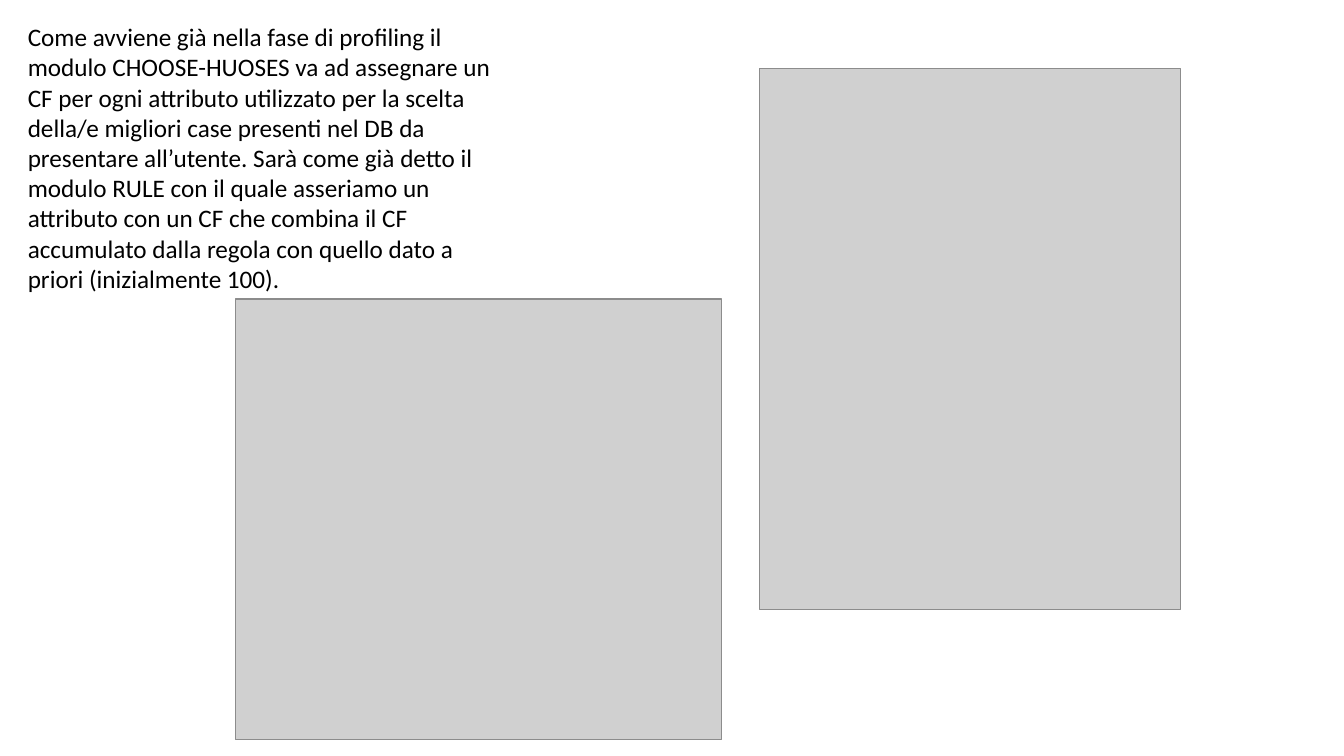
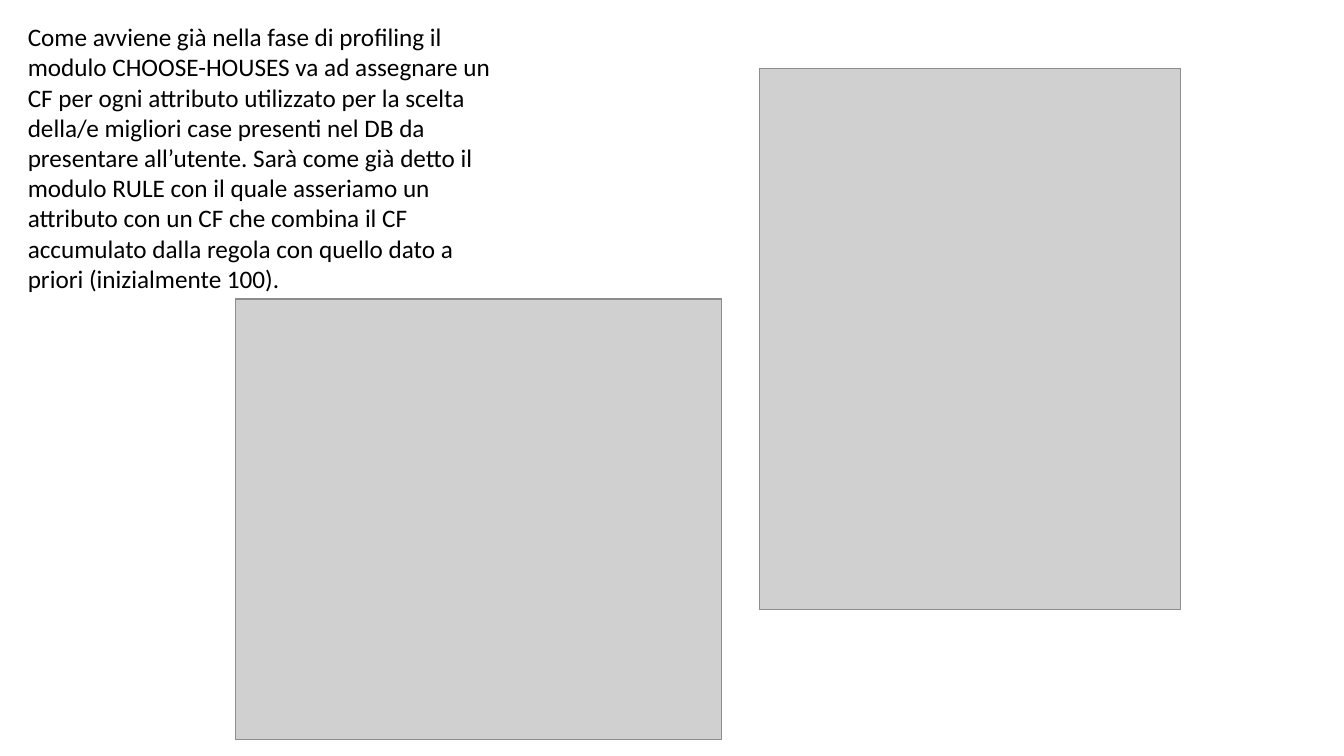
Before and after one commit to giargiapower/prolog-clingo-clips-soar, a slide deck: slide 9 of Presentazioni/Presentazione_Clips.pptx. Drawn at 1344x756 pixels with LibreOffice and Linux fonts; fonts in the diff are those of the drawing; grey boxes stand for pictures. Boxes give left, top, right and bottom in pixels: in the first picture for what was removed or moved away, otherwise in the second. Text is boxed around its words. In the diff, an @@ line names an element or a change of style, - is before the commit and + after.

```diff
--- a/Presentazioni/Presentazione_Clips.pptx
+++ b/Presentazioni/Presentazione_Clips.pptx
@@ text at box(28, 28, 489, 292): text changed @@
-Come avviene già nella fase di profiling il modulo CHOOSE-HUOSES va ad assegnare un CF per ogni attributo utilizzato per la scelta della/e migliori case presenti nel DB da presentare all’utente. Sarà come già detto il modulo RULE con il quale asseriamo un attributo con un CF che combina il CF accumulato dalla regola con quello dato a priori (inizialmente 100).
+Come avviene già nella fase di profiling il modulo CHOOSE-HOUSES va ad assegnare un CF per ogni attributo utilizzato per la scelta della/e migliori case presenti nel DB da presentare all’utente. Sarà come già detto il modulo RULE con il quale asseriamo un attributo con un CF che combina il CF accumulato dalla regola con quello dato a priori (inizialmente 100).
```
Also in this commit, not shown: 2 other slides changed.
